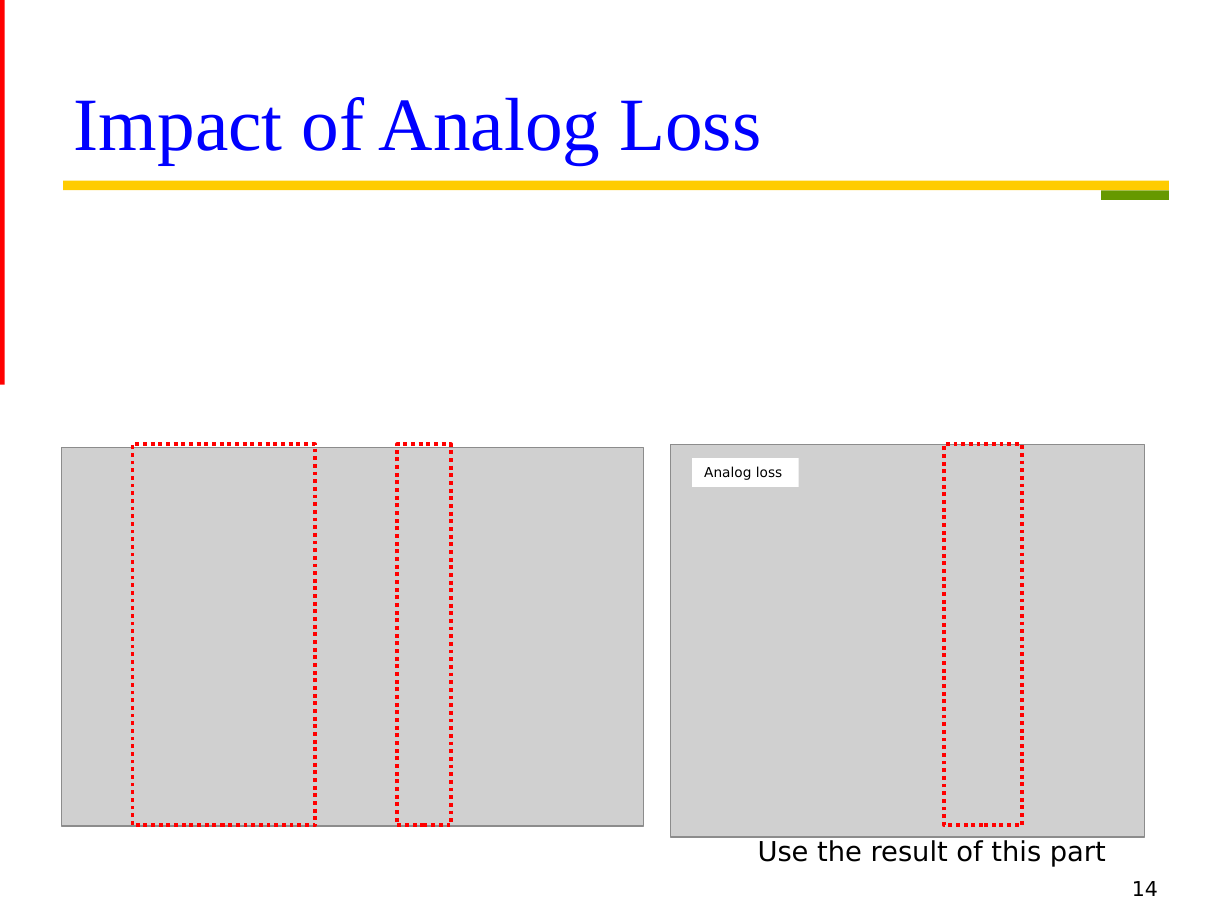
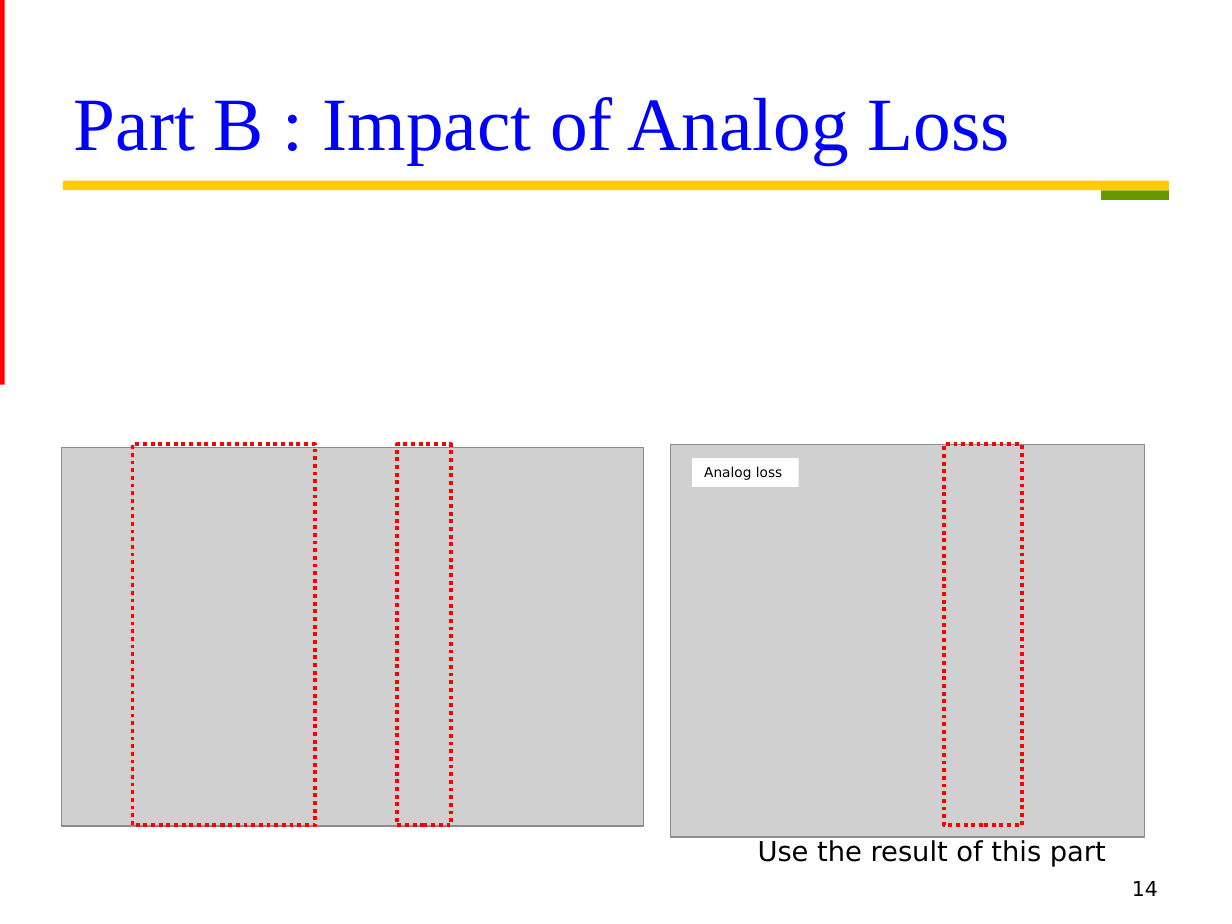
Before and after one commit to Oniontow/TTLiu_Project, a slide deck: slide 14 of bitrotation/ppt.pptx. Drawn at 1232x924 pixels with LibreOffice and Linux fonts; fonts in the diff are those of the drawing; grey boxes stand for pictures. Boxes give left, top, right and bottom in pixels: in the first picture for what was removed or moved away, otherwise in the second. Text is boxed around its words. In the diff, an @@ line names an element or a change of style, - is before the commit and + after.

```diff
--- a/bitrotation/ppt.pptx
+++ b/bitrotation/ppt.pptx
@@ title at [74, 97, 1010, 164]: text changed @@
-Impact of Analog Loss
+Part B : Impact of Analog Loss
```
Also in this commit, not shown: 5 other slides changed.
